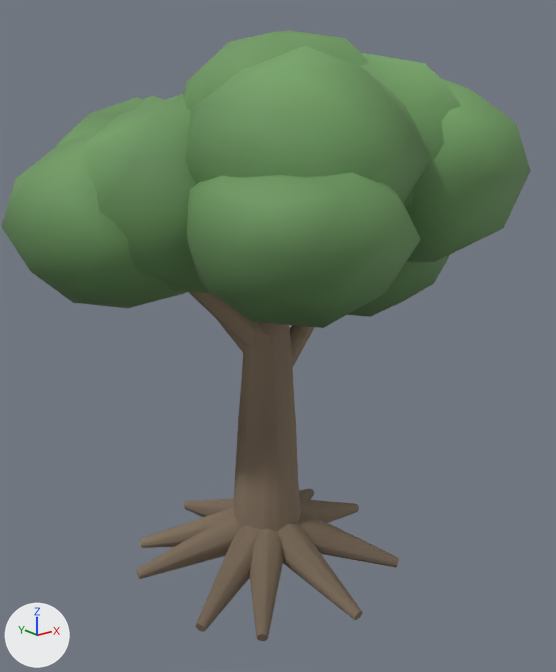
Before and after pictures for a commit that changed the glTF model content/models/nature/ancient-tree-roots-v01.glb.
Rendered twice from a camera (50 mm lens) standing at (-6.89, -9.08, 7.52) and looking at (0.19, -0.23, 3.98). The axes (+X, +Y, +Z) are drawn at lower left. The lights are the same throughout. The first picture is the older version. Vertices at exactly the same position are counted once.

Script lines for the objects in view, before the commit:
```python
mat_bark = bpy.data.materials.new('bark')
mat_bark.use_nodes = True; mat_bark.node_tree.nodes.clear()
_N = mat_bark.node_tree.nodes; _L = mat_bark.node_tree.links
n0 = _N.new('ShaderNodeBsdfPrincipled'); n0.name = 'Principled BSDF'
n0.inputs[2].default_value = 0.93  # 'Roughness'
n1 = _N.new('ShaderNodeOutputMaterial'); n1.name = 'Material Output'
n2 = _N.new('ShaderNodeVertexColor'); n2.name = 'Color Attribute'
_L.new(n0.outputs[0], n1.inputs[0])  # 'BSDF' to 'Surface'
_L.new(n2.outputs[0], n0.inputs[0])  # 'Color' to 'Base Color'
mat_leaves = bpy.data.materials.new('leaves')
mat_leaves.use_nodes = True; mat_leaves.node_tree.nodes.clear()
_N = mat_leaves.node_tree.nodes; _L = mat_leaves.node_tree.links
n0 = _N.new('ShaderNodeBsdfPrincipled'); n0.name = 'Principled BSDF'
n0.inputs[2].default_value = 0.72  # 'Roughness'
n1 = _N.new('ShaderNodeOutputMaterial'); n1.name = 'Material Output'
n2 = _N.new('ShaderNodeVertexColor'); n2.name = 'Color Attribute'
_L.new(n0.outputs[0], n1.inputs[0])  # 'BSDF' to 'Surface'
_L.new(n2.outputs[0], n0.inputs[0])  # 'Color' to 'Base Color'
me_ancient_tree = bpy.data.meshes.new('ancient-tree')
me_ancient_tree.from_pydata(...)  # 1586 vertices, 2992 faces; spans x -3.37..3.37, y -3.46..3.46, z 0.0..8.33
# faces by material slot: [1872, 1120]
me_ancient_tree.materials.append(mat_bark)
me_ancient_tree.materials.append(mat_leaves)
ob_ancient_tree = bpy.data.objects.new('ancient-tree', me_ancient_tree)
ob_ancient_tree.location = (0.0, 0.0, 0.0)
```
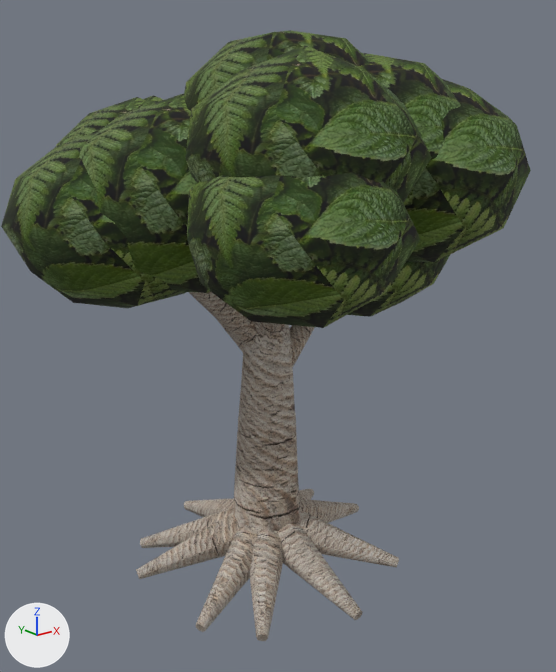
Edits to the bpy script that builds the scene:
```text
Add img_foliage_leaves_photo_v01:
    img_foliage_leaves_photo_v01 = load_image('foliage-leaves-photo-v01', '_unpacked/foliage-leaves-photo-v01', 1254, 1254, 'sRGB')
Add img_wt_pine:
    img_wt_pine = load_image('wt-pine', '_unpacked/wt-pine', 784, 784, 'sRGB')
Change mat_bark:
    where n0 = _N.new('ShaderNodeBsdfPrincipled'); n0.name = 'Principled BSDF'
    n0.inputs[2].default_value: 0.93 -> 0.92  # 'Roughness'
    add n3 = _N.new('ShaderNodeMix'); n3.name = 'Mix'
    add n3.data_type = 'RGBA'
    add n3.blend_type = 'MULTIPLY'
    add n3.inputs[0].default_value = 1.0  # 'Factor'
    add n4 = _N.new('ShaderNodeTexImage'); n4.name = 'Image Texture'
    add n4.image = img_wt_pine
    where n2 = _N.new('ShaderNodeVertexColor'); n2.name = 'Color Attribute'
    remove _L.new(n2.outputs[0], n0.inputs[0])  # 'Color' to 'Base Color'
    add _L.new(n3.outputs[2], n0.inputs[0])  # 'Result' to 'Base Color'
    add _L.new(n2.outputs[0], n3.inputs[7])  # 'Color' to 'B'
    add _L.new(n4.outputs[0], n3.inputs[6])  # 'Color' to 'A'
Change mat_leaves:
    where n0 = _N.new('ShaderNodeBsdfPrincipled'); n0.name = 'Principled BSDF'
    n0.inputs[2].default_value: 0.72 -> 0.92  # 'Roughness'
    add n3 = _N.new('ShaderNodeMix'); n3.name = 'Mix'
    add n3.data_type = 'RGBA'
    add n3.blend_type = 'MULTIPLY'
    add n3.inputs[0].default_value = 1.0  # 'Factor'
    add n4 = _N.new('ShaderNodeTexImage'); n4.name = 'Image Texture'
    add n4.image = img_foliage_leaves_photo_v01
    where n2 = _N.new('ShaderNodeVertexColor'); n2.name = 'Color Attribute'
    remove _L.new(n2.outputs[0], n0.inputs[0])  # 'Color' to 'Base Color'
    add _L.new(n3.outputs[2], n0.inputs[0])  # 'Result' to 'Base Color'
    add _L.new(n2.outputs[0], n3.inputs[7])  # 'Color' to 'B'
    add _L.new(n4.outputs[0], n3.inputs[6])  # 'Color' to 'A'
Change me_ancient_tree:
    where me_ancient_tree.from_pydata(...)  # 1586 vertices, 2992 faces; spans x -3.37..3.37, y -3.46..3.46, z 0.0..8.33
    used by ob_ancient_tree; location = (0.0, 0.0, 0.0)
    me_ancient_tree part 1: 1871 faces centred in x -1.94..2.78, y -2.31..2.29, z 0.02..6.95 are repainted in the vertex colours; the middle colour goes from brown #8b7864 to white #ffffff
    me_ancient_tree part 2: 1121 faces centred in x -3.3..3.31, y -3.33..3.24, z 0.14..8.26 are repainted in the vertex colours; the middle colour goes from green #659058 to white #ffffff
```

Pixel boxes (x1, y1, x2, y2) of what changed, in the pictures (556 x 672 px):
'ancient-tree', surface changed, recoloured
    both: (1, 30, 531, 641)
part 1 of me_ancient_tree, recoloured (lighter)
    both: (136, 292, 399, 641)
part 2 of me_ancient_tree, recoloured (darker)
    both: (1, 30, 531, 328)
